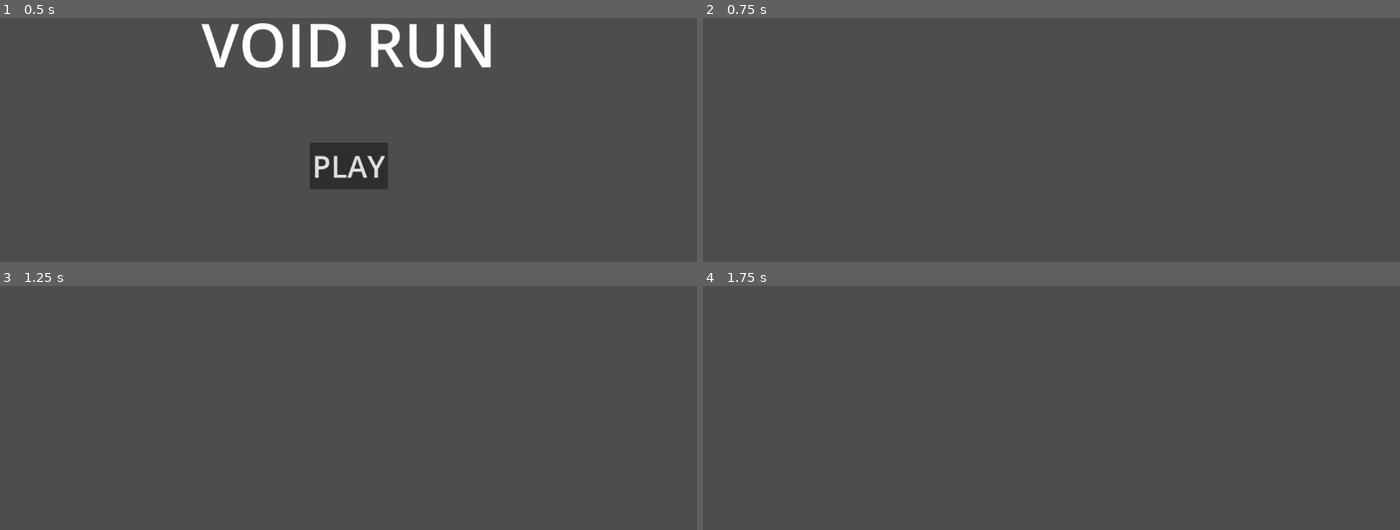
Above: before the commit, frames 1-4 (two rows, left to right).
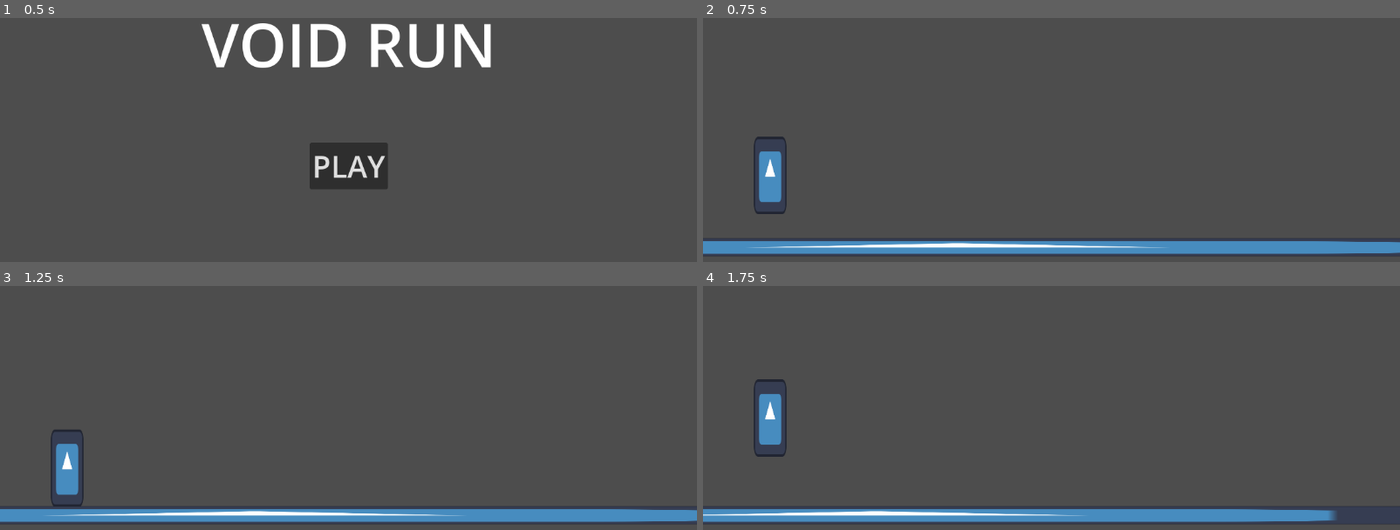
Above: after the commit, the same moments.

Repository: KeyraWebb/mobile-game-small-2025
Game: Godot game, scene res://Scenes/main_menu.tscn
The game is run twice, just before and just after one commit, with the same random seed, the same clock (stepped at 60 frames per second) and the same inputs. The engine's default icon, where the game draws it, is replaced by a stand-in: a white triangle on a blue panel in a dark square.
Inputs:
- Up to frame 1 (0.5 s): no input
- Up to frame 2 (0.75 s): click "PLAY" at 0.5 s
- Up to frame 3 (1.25 s): no input
- Up to frame 4 (1.75 s): tap Enter (ui_accept) at 1.25, 1.35, 1.52 s; hold Right (ui_right) from 1.28 s (still down)

Frame 1 is identical in both runs. In frame 2, 6.9% of the frame differs, in the area x 0-100%, y 48-98%; in frame 3, 6.9%; in frame 4, 6.4%.

Commit message:
feat(game): add basic player character with gravity and floor

Diff:
--- /dev/null
+++ b/infinite-runner/Scenes/character_body_2d.gd
@@ -0,0 +1,25 @@
+extends CharacterBody2D
+
+
+const SPEED = 300.0
+const JUMP_VELOCITY = -400.0
+
+
+func _physics_process(delta: float) -> void:
+	# Add the gravity.
+	if not is_on_floor():
+		velocity += get_gravity() * delta
+
+	# Handle jump.
+	if Input.is_action_just_pressed("ui_accept") and is_on_floor():
+		velocity.y = JUMP_VELOCITY
+
+	# Get the input direction and handle the movement/deceleration.
+	# As good practice, you should replace UI actions with custom gameplay actions.
+	var direction := Input.get_axis("ui_left", "ui_right")
+	if direction:
+		velocity.x = direction * SPEED
+	else:
+		velocity.x = move_toward(velocity.x, 0, SPEED)
+
+	move_and_slide()
--- a/infinite-runner/Scenes/game.tscn
+++ b/infinite-runner/Scenes/game.tscn
@@ -1,3 +1,40 @@
-[gd_scene format=3 uid="uid://b6p0ch7meljjh"]
+[gd_scene load_steps=5 format=3 uid="uid://b6p0ch7meljjh"]
+
+[ext_resource type="Texture2D" uid="uid://di76lu3eh2sl1" path="res://icon.svg" id="1_cb6bc"]
+[ext_resource type="Script" path="res://Scenes/character_body_2d.gd" id="1_u2qd0"]
+
+[sub_resource type="CapsuleShape2D" id="CapsuleShape2D_e3hpu"]
+radius = 27.0
+height = 126.0
+
+[sub_resource type="RectangleShape2D" id="RectangleShape2D_3c3ru"]
+size = Vector2(2199, 31)
 
 [node name="Game" type="Node2D"]
+
+[node name="CharacterBody2D" type="CharacterBody2D" parent="."]
+position = Vector2(112, 328)
+script = ExtResource("1_u2qd0")
+
+[node name="Camera2D" type="Camera2D" parent="CharacterBody2D"]
+position = Vector2(465, -4)
+limit_top = 0
+limit_bottom = 0
+
+[node name="Sprite2D" type="Sprite2D" parent="CharacterBody2D"]
+scale = Vector2(0.42, 1)
+texture = ExtResource("1_cb6bc")
+
+[node name="CollisionShape2D" type="CollisionShape2D" parent="CharacterBody2D"]
+shape = SubResource("CapsuleShape2D_e3hpu")
+
+[node name="StaticBody2D" type="StaticBody2D" parent="."]
+position = Vector2(422, 459)
+
+[node name="Sprite2D" type="Sprite2D" parent="StaticBody2D"]
+scale = Vector2(17.16, 0.24)
+texture = ExtResource("1_cb6bc")
+
+[node name="CollisionShape2D" type="CollisionShape2D" parent="StaticBody2D"]
+position = Vector2(-0.5, 0.5)
+shape = SubResource("RectangleShape2D_3c3ru")
